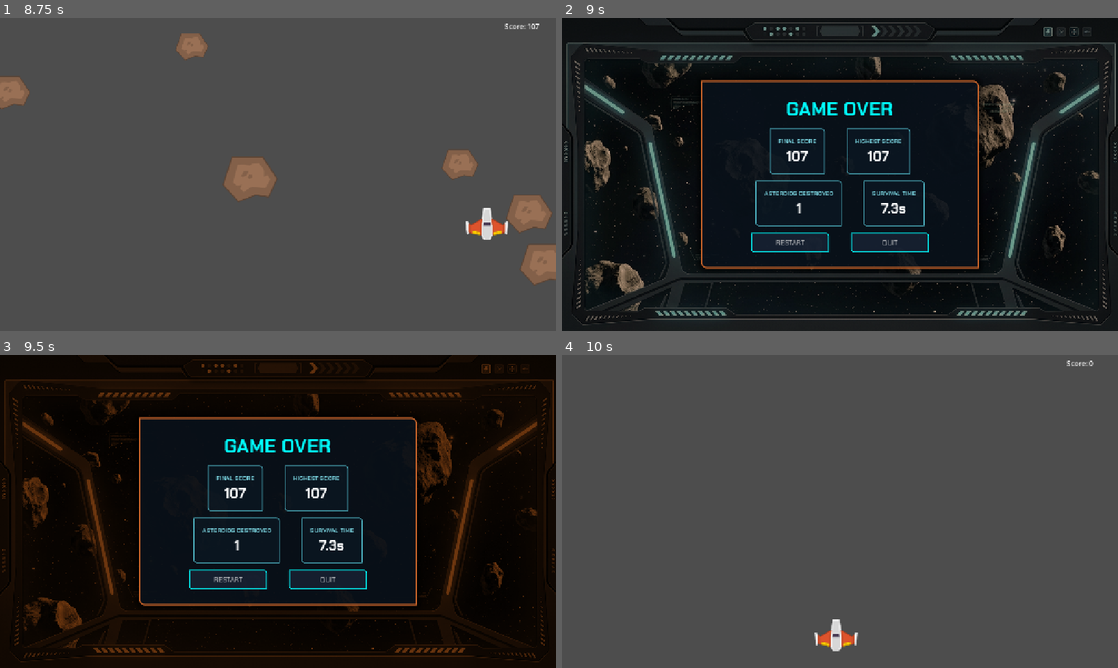
Above: before the commit, frames 1-4 (two rows, left to right).
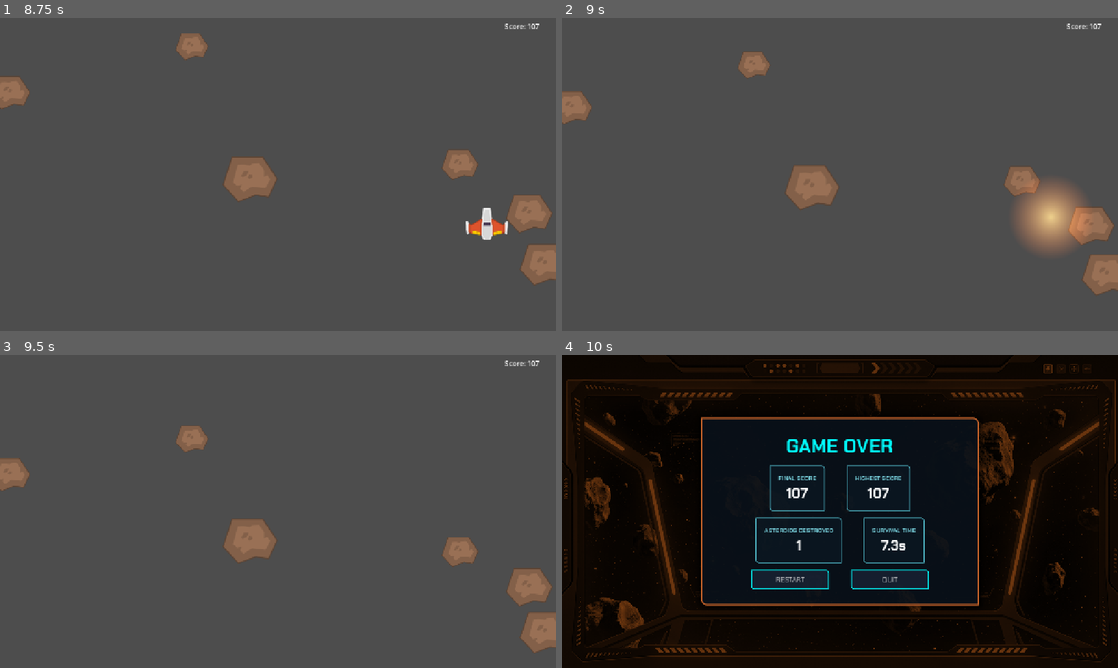
Above: after the commit, the same moments.

Repository: vaishalgandhi/asteroid-belt
Game: Godot game, scene res://scenes/Main.tscn
The game is run twice, just before and just after one commit, with the same random seed, the same clock (stepped at 60 frames per second) and the same inputs.
Inputs (mouse positions are in pixels of both pictures, inside the frame that each line leads up to):
- Up to frame 1 (8.75 s): click "START" at 0.5 s; tap Enter (restart) at 1.25 s; hold D (move_right) 1.28-2.03 s; tap Space (shoot) at 1.35, 2.1, 2.85, 3.6, 4.35, 5.1, 6.6, 7.35, 8.1 s; hold S (move_down) 2.03-2.78 s; hold D (move_right) 2.78-3.53 s; hold W (move_up) 3.53-4.28 s; hold A (move_left) 4.28-5.75 s; tap Escape (pause) at 4.9 s; click "RESUME" at 5.75 s; hold S (move_down) 6.53-7.28 s; hold D (move_right) 7.28-8.03 s; hold W (move_up) from 8.03 s (still down)
- Up to frame 2 (9 s): release W (move_up) at 8.78 s; hold D (move_right) from 8.78 s (still down); tap Space (shoot) at 8.85 s
- Up to frame 3 (9.5 s): keep holding D (move_right)
- Up to frame 4 (10 s): release D (move_right) at 9.5 s; click (789, 580) at 9.5 s, where only the run before the commit has a clickable "RESTART"

Frame 1 is identical in both runs. In frame 2, 98% of the frame differs, in the area x 0-100%, y 0-100%; in frame 3, 100%; in frame 4, 100%.

Commit message:
Added explosion effect and delayed game over

Diff:
--- /dev/null
+++ b/scenes/Explosion.tscn
@@ -0,0 +1,25 @@
+[gd_scene format=3 uid="uid://bwc4tmagdx006"]
+
+[ext_resource type="Script" uid="uid://bvkywkowbdn60" path="res://scripts/explosion.gd" id="1_6o7x5"]
+
+[sub_resource type="CanvasItemMaterial" id="CanvasItemMaterial_6o7x5"]
+blend_mode = 1
+
+[sub_resource type="Gradient" id="Gradient_rrxks"]
+colors = PackedColorArray(1, 0.81960785, 0.4, 1, 1, 0.27058825, 0, 0)
+
+[sub_resource type="GradientTexture2D" id="GradientTexture2D_57wwf"]
+gradient = SubResource("Gradient_rrxks")
+width = 128
+height = 128
+fill = 1
+fill_from = Vector2(0.5, 0.5)
+fill_to = Vector2(1, 0.5)
+
+[node name="Explosion" type="Node2D" unique_id=1868921539]
+process_mode = 3
+script = ExtResource("1_6o7x5")
+
+[node name="Sprite2D" type="Sprite2D" parent="." unique_id=504263648]
+material = SubResource("CanvasItemMaterial_6o7x5")
+texture = SubResource("GradientTexture2D_57wwf")
--- a/scenes/Main.tscn
+++ b/scenes/Main.tscn
@@ -3,12 +3,14 @@
 [ext_resource type="Script" uid="uid://dmqsfx76y8tnv" path="res://scripts/main.gd" id="1_0bbpv"]
 [ext_resource type="PackedScene" uid="uid://dvwcrsuh0ew6d" path="res://scenes/Player.tscn" id="1_elqb8"]
 [ext_resource type="PackedScene" uid="uid://dacpvb8vrybky" path="res://scenes/Asteroid.tscn" id="2_rvslj"]
+[ext_resource type="PackedScene" uid="uid://bwc4tmagdx006" path="res://scenes/Explosion.tscn" id="3_c01mt"]
 [ext_resource type="PackedScene" uid="uid://cshv3hi0ddeha" path="res://scenes/ui/HUD.tscn" id="4_rarhs"]
 [ext_resource type="PackedScene" uid="uid://dx4leq7s8xmiu" path="res://scenes/ui/UIManager.tscn" id="5_vcsgt"]
 
 [node name="Main" type="Node2D" unique_id=184483680]
 script = ExtResource("1_0bbpv")
 asteroid_scene = ExtResource("2_rvslj")
+explosion_scene = ExtResource("3_c01mt")
 
 [node name="Player" parent="." unique_id=460274802 instance=ExtResource("1_elqb8")]
 position = Vector2(631, 644)
--- /dev/null
+++ b/scripts/explosion.gd
@@ -0,0 +1,33 @@
+class_name Explosion
+extends Node2D
+## One-shot explosion effect. Plays itself, then frees itself.
+
+@export var duration: float = 0.5
+@export var start_scale: float = 0.3
+@export var end_scale: float = 2.0
+
+@onready var _sprite: Sprite2D = $Sprite2D
+
+
+func _ready() -> void:
+	_sprite.scale = Vector2.ONE * start_scale
+
+	# Two tweens at once (grow + fade).
+	var tween := create_tween().set_parallel(true)
+
+	tween.tween_property(
+		_sprite,
+		"scale",
+		Vector2.ONE * end_scale,
+		duration
+	).set_trans(Tween.TRANS_CUBIC).set_ease(Tween.EASE_OUT)
+
+	tween.tween_property(
+		_sprite,
+		"modulate:a",
+		0.0,
+		duration
+	)
+
+	await tween.finished
+	queue_free()
--- a/scripts/main.gd
+++ b/scripts/main.gd
@@ -5,11 +5,13 @@
 @export var asteroid_min_speed: float = 50.0
 @export var asteroid_max_speed: float = 180.0
 @export var difficulty_ramp_rate: float = 50.0
+@export var game_over_delay: float = 0.8
 
 @export var asteroid_min_scale: float = 0.7
 @export var asteroid_max_scale: float = 1.4
 
 @export var asteroid_scene: PackedScene
+@export var explosion_scene: PackedScene
 
 @onready var asteroid_spawn_timer: Timer = $AsteroidSpawnTimer
 @onready var asteroids_container: Node2D = $Asteroids
@@ -23,6 +25,10 @@
 func _ready() -> void:
 	if asteroid_scene == null:
 		push_error("Main: asteroid_scene is not assigned in the Inspector!")
+
+	if explosion_scene == null:
+		push_error("Main: explosion_scene is not assigned in the Inspector!")
+
 
 	_player_start_position = player.global_position
 
@@ -80,6 +86,14 @@
 
 	asteroids_container.add_child(asteroid)
 
+func _spawn_explosion(at: Vector2) -> void:
+	if explosion_scene == null:
+		return
+
+	var explosion := explosion_scene.instantiate() as Explosion
+	add_child(explosion)
+	explosion.global_position = at
+
 ## As survival_time climbs, shrink asteroid spawnwait_time, but never below the floor.
 func _update_asteroid_spawn_interval() -> void:
 	var reduction: float = GameState.survival_time / difficulty_ramp_rate
@@ -94,6 +108,13 @@
 func _on_player_died() -> void:
 	GameState.stop_run()
 	asteroid_spawn_timer.stop()
+
+	# Create the explosion where the player died.
+	_spawn_explosion(player.global_position)
+
+	# Give the player time to see the explosion.
+	await get_tree().create_timer(game_over_delay).timeout
+
 	ui_manager.show_game_over()
 
 func _on_restart_requested() -> void:
--- a/scripts/player.gd
+++ b/scripts/player.gd
@@ -78,16 +78,20 @@
 		return
 
 	if area is Asteroid:
-		is_dead = true
-		hide()
-		set_physics_process(false)
+		_die()
 
-		player_died.emit()
+func _die() -> void:
+	is_dead = true
+	set_physics_process(false)
+	hitbox_area.set_deferred("monitoring", false)
+	hide()
+	player_died.emit()
 
 ## Puts the ship back into a fresh, playable state. Called by Main on restart button pressed.
 func reset(start_position: Vector2) -> void:
 	global_position = start_position
 	velocity = Vector2.ZERO
 	is_dead = false
+	hitbox_area.set_deferred("monitoring", true)
 	show()
 	set_physics_process(true)
--- a/scripts/ui/ui_manager.gd
+++ b/scripts/ui/ui_manager.gd
@@ -47,6 +47,10 @@
 
 func _unhandled_input(event: InputEvent) -> void:
 	if event.is_action_pressed("pause"):
+		# Ignore Escape when game state is not active (menu or the death animation).
+		if not GameState.is_active:
+			return
+
 		if current_state == UIState.PLAYING:
 			set_ui_state(UIState.PAUSED)
 		elif current_state == UIState.PAUSED:
Not shown, added: scripts/explosion.gd.uid
